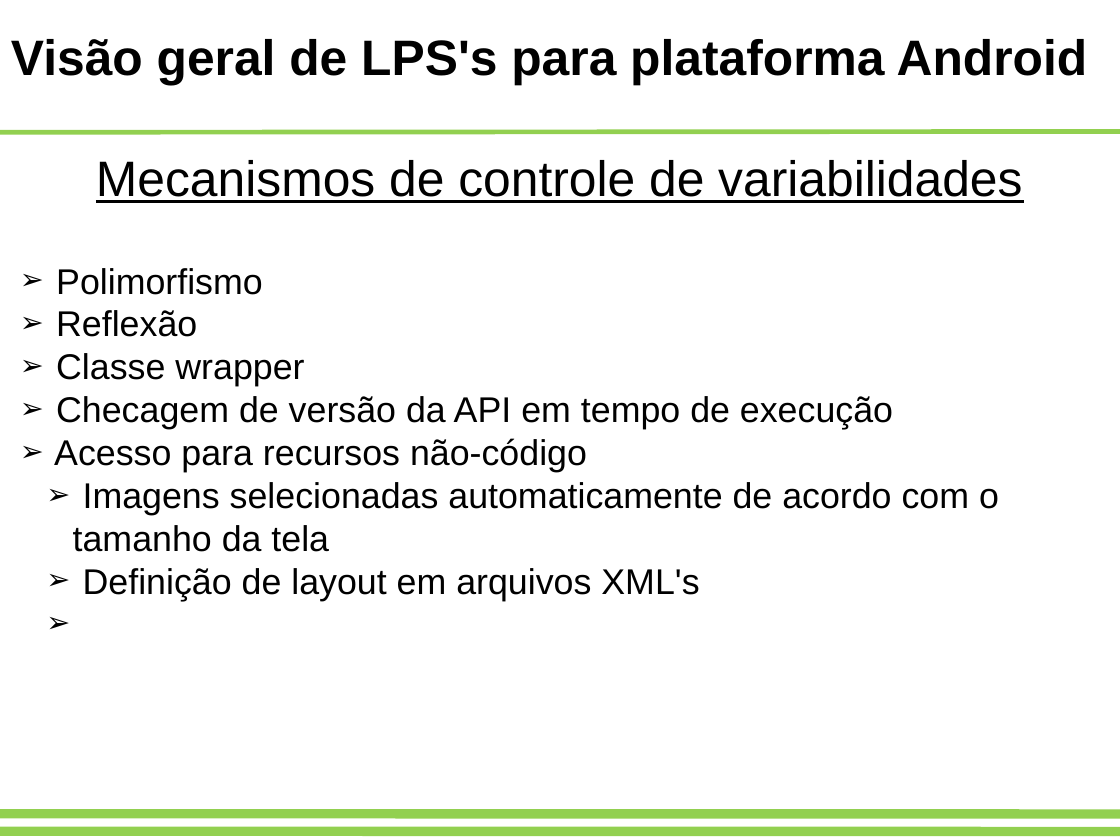
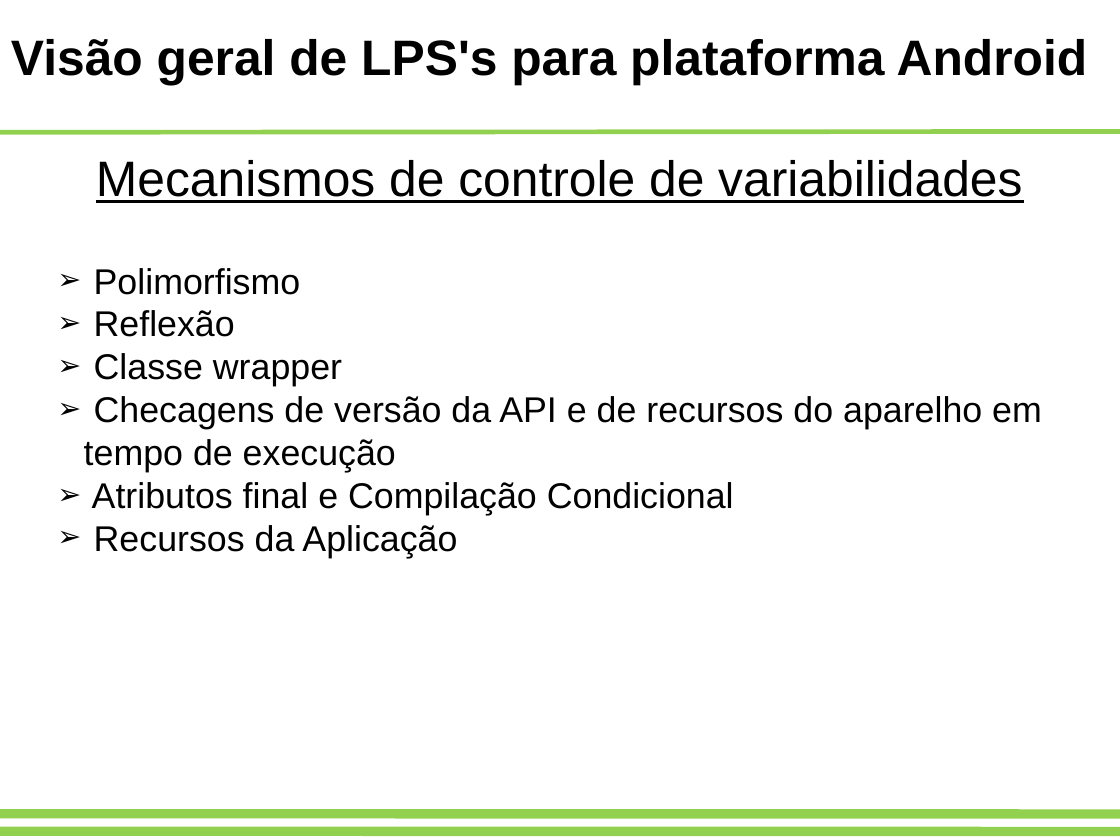
Before and after one commit to adorilson/lps-stuff, a slide deck: slide 19 of trabalhofinal/apresentacao.odp (slide 15 before the commit). Drawn at 1120x840 pixels with LibreOffice and Linux fonts; fonts in the diff are those of the drawing. Boxes give left, top, right and bottom in pixels: in the first picture for what was removed or moved away, otherwise in the second. Text is boxed around its words. In the diff, an @@ line names an element or a change of style, - is before the commit and + after.

```diff
--- a/trabalhofinal/apresentacao.odp
+++ b/trabalhofinal/apresentacao.odp
@@ text "Mecanismos de controle de variabilidades": place and size @@
-text "Mecanismos de controle de variabilidades" at [54,160,1022,601]
+text "Mecanismos de controle de variabilidades" at [84,160,1042,558]
@@ text at [84,396,1042,558]: text changed @@
-➢ Checagem de versão da API em tempo de execução
-➢ Acesso para recursos não-código
-  ➢ Imagens selecionadas automaticamente de acordo com o tamanho da tela
-  ➢ Definição de layout em arquivos XML's
+➢ Checagens de versão da API e de recursos do aparelho em tempo de execução
+➢ Atributos final e Compilação Condicional
+➢ Recursos da Aplicação
```
Also in this commit, not shown: 5 other slides changed, 21 slides added, 3 slides removed, 18 other files.
